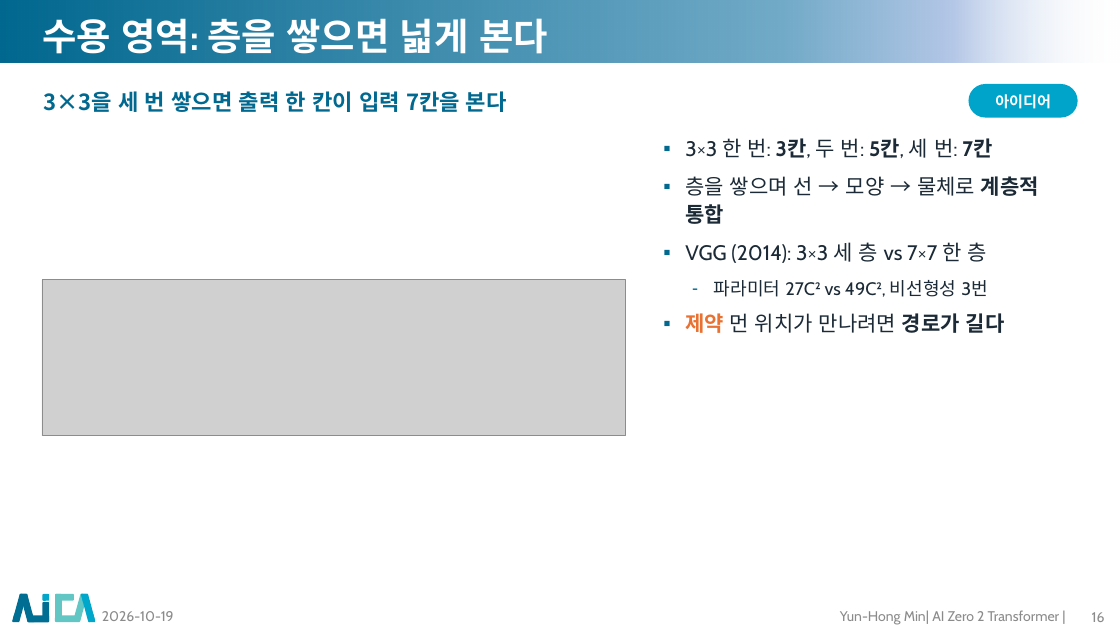
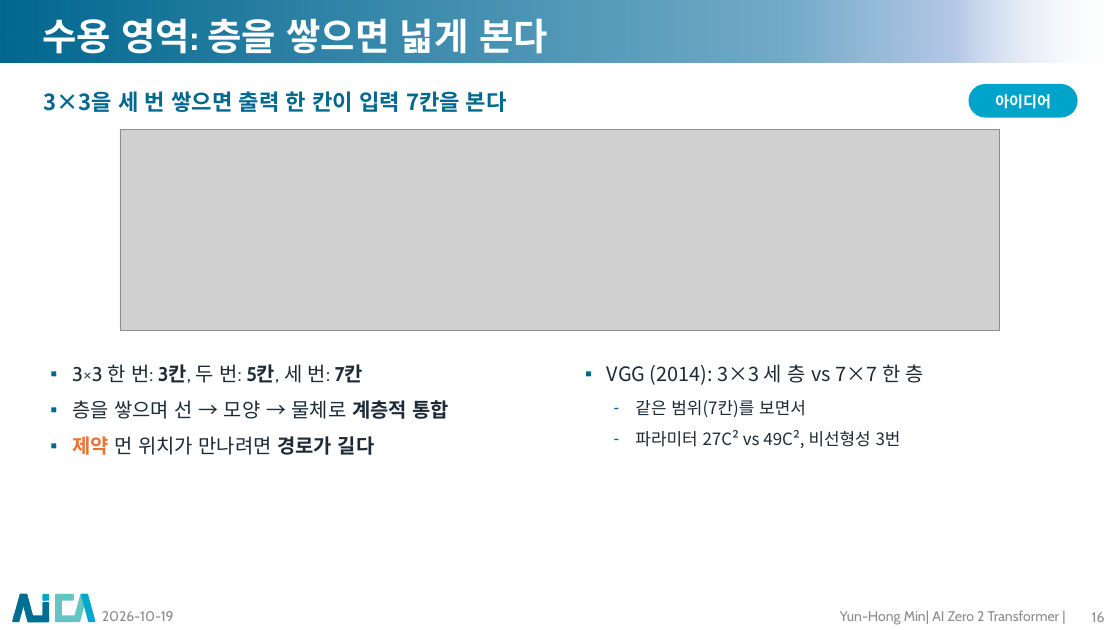
Before and after one commit to myunhh/AI-Zero-2-Transformers, a slide deck: slide 16 of lectures/week03_cnn_and_deep_learning.pptx. Drawn at 1120x630 pixels with LibreOffice and Linux fonts; fonts in the diff are those of the drawing; grey boxes stand for pictures; background and template pictures are left out. Boxes give left, top, right and bottom in pixels: in the first picture for what was removed or moved away, otherwise in the second. Text is boxed around its words. In the diff, an @@ line names an element or a change of style, - is before the commit and + after.

```diff
--- a/lectures/week03_cnn_and_deep_learning.pptx
+++ b/lectures/week03_cnn_and_deep_learning.pptx
@@ picture added at (120,129,1000,331) @@
@@ text at (685,242,988,297): paragraphs removed @@
-▪ VGG (2014): 3×3 세 층 vs 7×7 한 층
-– 파라미터 27C² vs 49C², 비선형성 3번
@@ picture removed at (42,280,626,436) @@
@@ text "3×3 한 번: 3칸, 두 ...": place and size @@
-text "3×3 한 번: 3칸, 두 ..." at (685,138,1039,333)
+text "3×3 한 번: 3칸, 두 ..." at (72,364,450,455)
@@ text "3×3 한 번: 3칸, 두 ..." at (72,364,450,455): size 18 to 17 pt @@
@@ text added at (607,364,924,448), 14.5 pt, text #1B2A36 @@
+▪ VGG (2014): 3×3 세 층 vs 7×7 한 층
+– 같은 범위(7칸)를 보면서
+– 파라미터 27C² vs 49C², 비선형성 3번
```
Also in this commit, not shown: 30 other slides changed, 17 other files.
